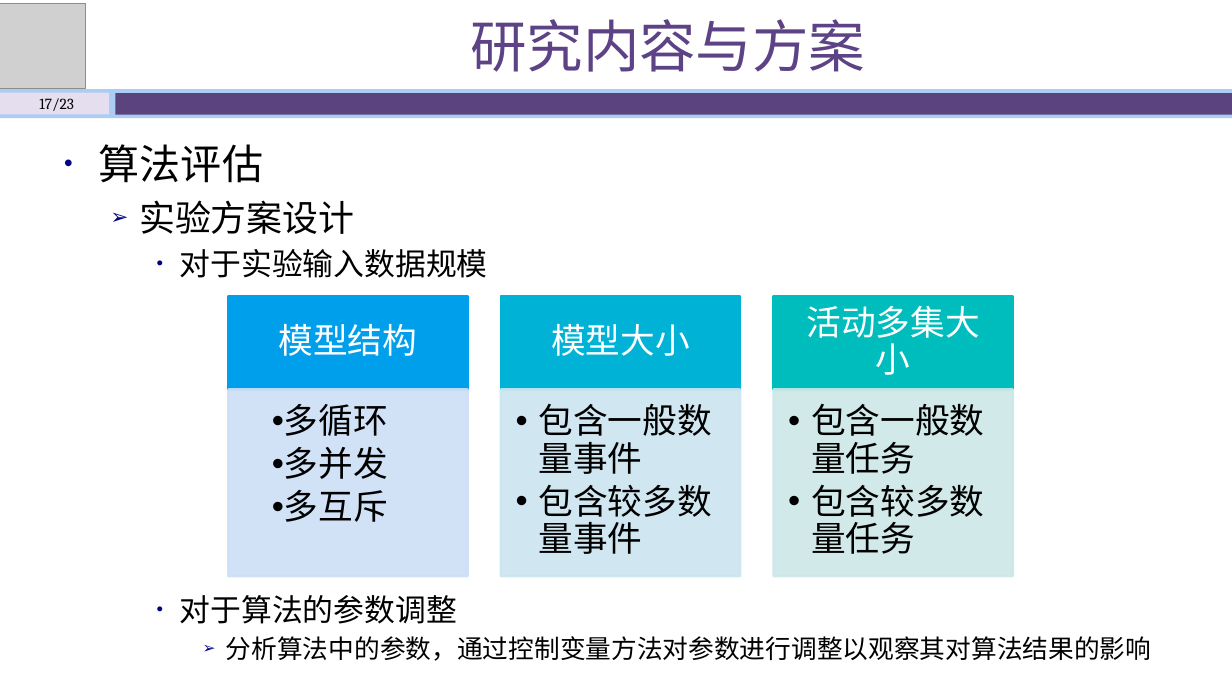
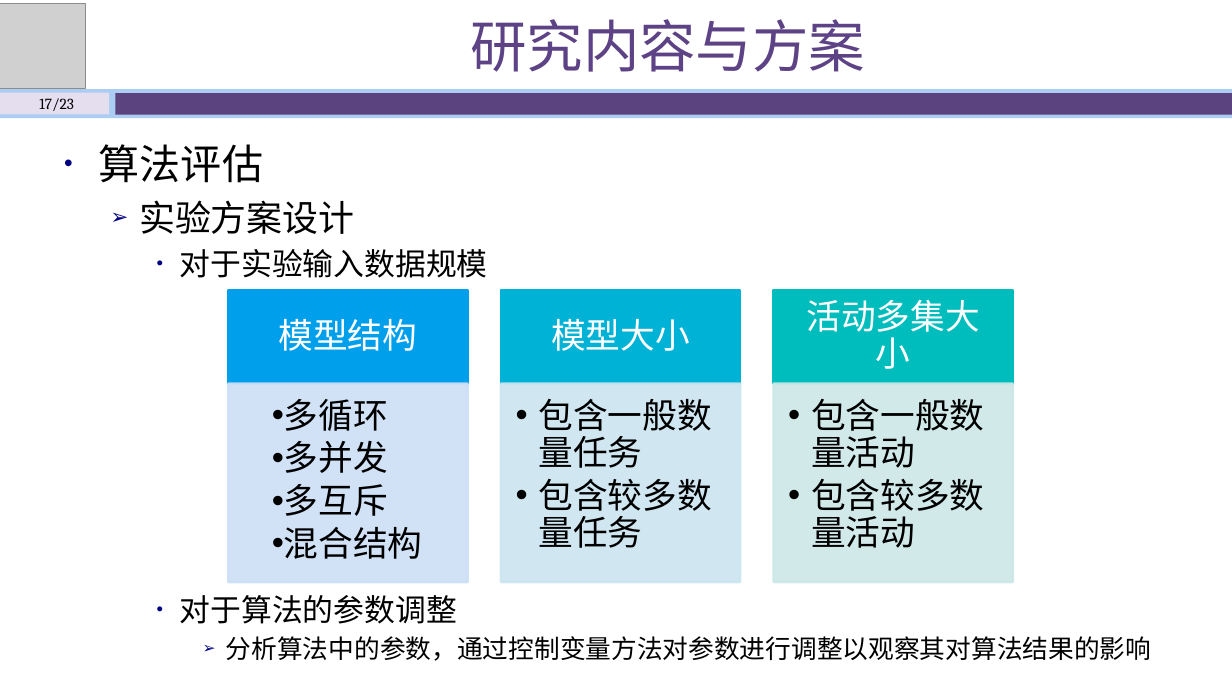
Before and after one commit to shawn47/0930, a slide deck: slide 17 of 开题答辩930_肖永博.pptx. Drawn at 1232x693 pixels with LibreOffice and Linux fonts; fonts in the diff are those of the drawing; grey boxes stand for pictures. Boxes give left, top, right and bottom in pixels: in the first picture for what was removed or moved away, otherwise in the second. Text is boxed around its words. In the diff, an @@ line names an element or a change of style, - is before the commit and + after.

```diff
--- a/开题答辩930_肖永博.pptx
+++ b/开题答辩930_肖永博.pptx
@@ 3 texts, 3 rectangles: place and size @@
-3 texts, 3 rectangles at box(228, 296, 1013, 389)
+3 texts, 3 rectangles at box(228, 290, 1013, 384)
@@ rectangle: place and size @@
-rectangle at box(228, 389, 468, 576)
+rectangle at box(228, 384, 468, 582)
@@ rectangle: place and size @@
-rectangle at box(501, 389, 740, 576)
+rectangle at box(501, 384, 740, 582)
@@ rectangle: place and size @@
-rectangle at box(774, 389, 1013, 576)
+rectangle at box(774, 384, 1013, 582)
@@ text at box(539, 399, 712, 548): text changed @@
-  •• 包含一般数量事件
-  •• 包含较多数量事件
+  •• 包含一般数量任务
+  •• 包含较多数量任务
@@ text at box(811, 399, 984, 548): text changed @@
-  •• 包含一般数量任务
-  •• 包含较多数量任务
+  •• 包含一般数量活动
+  •• 包含较多数量活动
@@ text at box(284, 527, 423, 559): paragraph added @@
+  •• 混合结构
```
Also in this commit, not shown: 10 other slides changed, 3 other files.
